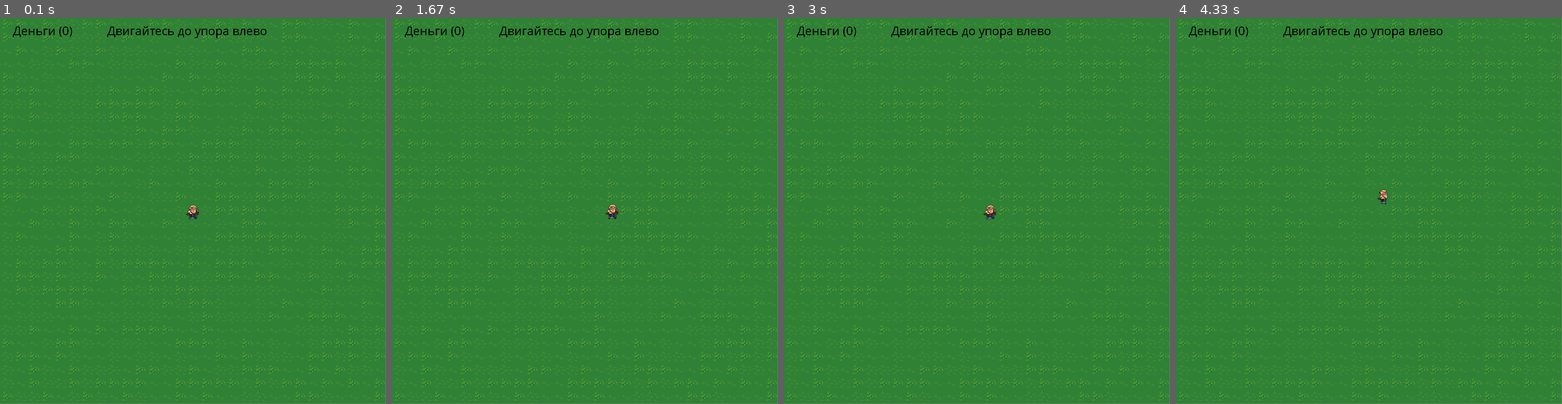
Above: before the commit, frames 1-4 (left to right).
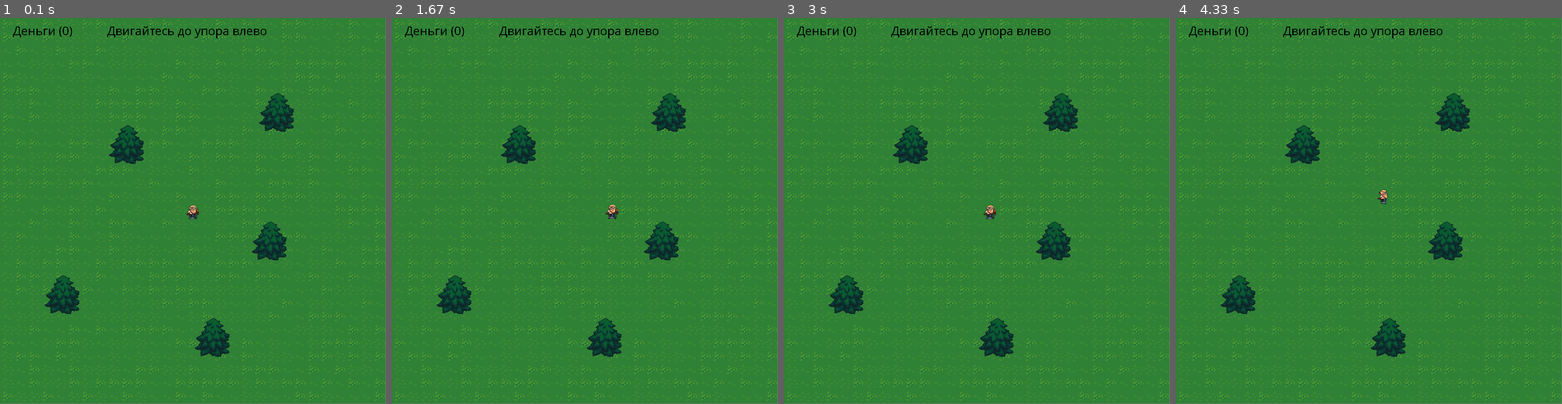
Above: after the commit, the same moments.

Repository: ZikkeyLS/RPG_pygame
Game: pygame game, started from main.py
Same seed, same stepped clock (60 frames per second), same inputs: the game is played once before the commit and once after it.
Inputs:
- Up to frame 1 (0.1 s): no input
- Up to frame 2 (1.67 s): hold Right 0.33-0.8 s; hold Up 0.83-1.13 s; hold Right 1.17-1.63 s
- Up to frame 3 (3 s): hold Left 1.67-2.2 s; hold Down 2.23-2.53 s; hold Left 2.57-2.97 s
- Up to frame 4 (4.33 s): hold Up 3-3.37 s; hold Right 3.4-4.03 s; hold Down from 4.07 s (still down)

The runs differ from the first frame. In frame 1, 2.9% of the frame differs, in the area x 11-77%, y 19-88%; in frame 2, 2.9%; in frame 3, 2.9%; in frame 4, 2.9%.

Commit message:
Add environment

Diff:
--- a/graphics.py
+++ b/graphics.py
@@ -83,11 +83,13 @@
         return pygame.image.fromstring(current_image.tobytes(), current_image.size, current_image.mode)
 
     def load_images(self):
+        self.atlas_env1 = Image.open("assets/images/base_out_atlas.png")
+
         self.images = {}
         self.images["Empty"] = self.native_image_to_pygame(Image.new("RGBA", (self.cell_size, self.cell_size), (255, 255, 255, 255)))
         self.images["Transparent"] = self.native_image_to_pygame(Image.new("RGBA", (self.cell_size, self.cell_size), (255, 255, 255, 0)))
-
-        self.atlas_env1 = Image.open("assets/images/base_out_atlas.png")
+        self.images["Tree"] = self.native_image_to_pygame(self.atlas_env1.crop([768, 485, 768+85, 485+90]))
+        self.images["Pond"] = self.native_image_to_pygame(self.atlas_env1.crop([672, 417, 672+95, 417+95]))
 
         self.grass_variants = []
         for i in range(3):
--- a/rooms/chest_room.py
+++ b/rooms/chest_room.py
@@ -9,3 +9,23 @@
         self.chest.initialize(graphics, self, (size[0] // 2) * graphics.cell_size, (size[0] // 2) * graphics.cell_size, None)
         self.entities.append(self.chest)
         self.activatable_entities.append(self.chest)
+
+        pond_image = self.graphics.images["Pond"]
+
+        pond1 = entity.Entity()
+        pond1.initialize(graphics, self, 300, 150, pond_image)
+        self.entities.append(pond1)
+
+        tree_image = self.graphics.images["Tree"]
+
+        tree1 = entity.Entity()
+        tree1.initialize(graphics, self, 200, 175, tree_image)
+        self.entities.append(tree1)
+
+        tree2 = entity.Entity()
+        tree2.initialize(graphics, self, 425, 240, tree_image)
+        self.entities.append(tree2)
+
+        tree3 = entity.Entity()
+        tree3.initialize(graphics, self, 250, 50, tree_image)
+        self.entities.append(tree3)
--- a/rooms/default_room.py
+++ b/rooms/default_room.py
@@ -4,6 +4,28 @@
     def __init__(self, size, coordinates, graphics):
         super().__init__(size, coordinates, graphics)
 
+        tree_image = self.graphics.images["Tree"]
+
+        tree1 = entity.Entity()
+        tree1.initialize(graphics, self, 250, 250, tree_image)
+        self.entities.append(tree1)
+
+        tree2 = entity.Entity()
+        tree2.initialize(graphics, self, 583, 475, tree_image)
+        self.entities.append(tree2)
+
+        tree3 = entity.Entity()
+        tree3.initialize(graphics, self, 100, 600, tree_image)
+        self.entities.append(tree3)
+
+        tree4 = entity.Entity()
+        tree4.initialize(graphics, self, 600, 175, tree_image)
+        self.entities.append(tree4)
+
+        tree5 = entity.Entity()
+        tree5.initialize(graphics, self, 450, 700, tree_image)
+        self.entities.append(tree5)
+
     def on_update(self):
         super().on_update()
         self.graphics.render_text("Двигайтесь до упора влево", (250, 10))
